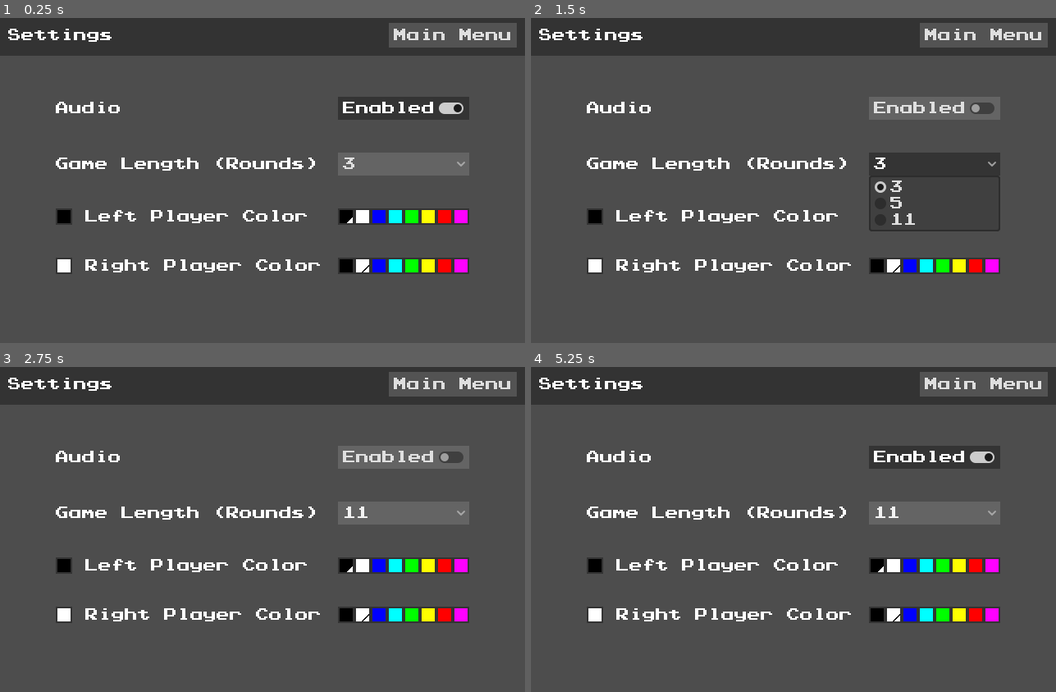
Above: before the commit, frames 1-4 (two rows, left to right).
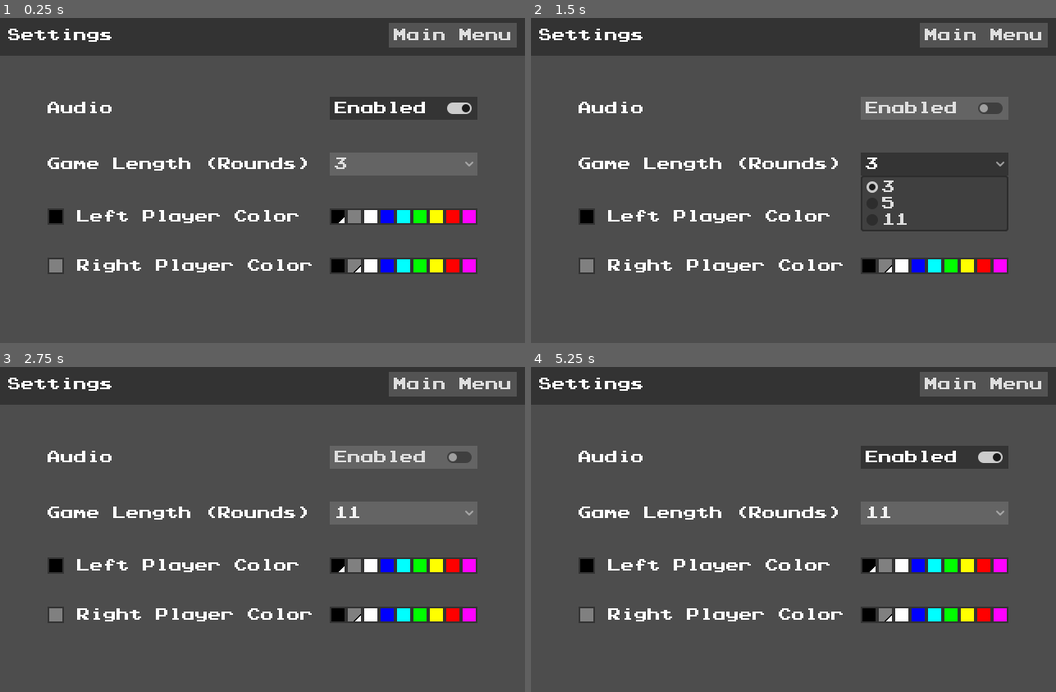
Above: after the commit, the same moments.

Repository: omniuni/Godot_Pong_Gong
Game: Godot game, scene res://Scenes/screen_settings.tscn
Same seed, same stepped clock (60 frames per second), same inputs: the game is played once before the commit and once after it. This scene is started directly instead of the project's main scene.
Inputs (mouse positions are in pixels of both pictures, inside the frame that each line leads up to):
- Up to frame 1 (0.25 s): no input
- Up to frame 2 (1.5 s): click "Enabled" at 0.5 s; click "3" at 1.25 s
- Up to frame 3 (2.75 s): click (346, 565) at 2.02 s
- Up to frame 4 (5.25 s): click "11" at 2.75 s; click "Enabled" at 3.5 s; click "11" at 4.25 s; click (877, 565) at 5.02 s

The runs differ from the first frame. In frame 1, 5.0% of the frame differs, in the area x 9-91%, y 24-79%; in frame 2, 4.6%; in frame 3, 4.8%; in frame 4, 5.0%.

Commit message:
Update readme, fix defaults

Diff:
--- a/Scenes/item_panel.tscn
+++ b/Scenes/item_panel.tscn
@@ -1,6 +1,6 @@
 [gd_scene load_steps=4 format=3 uid="uid://caong3awgnxiv"]
 
-[ext_resource type="Script" uid="uid://bop6v6cv5ocff" path="res://item_panel.gd" id="1_fnh3e"]
+[ext_resource type="Script" uid="uid://bop6v6cv5ocff" path="res://Scenes/item_panel.gd" id="1_fnh3e"]
 
 [sub_resource type="PhysicsMaterial" id="PhysicsMaterial_fnh3e"]
 friction = 0.0
--- a/Scenes/screen_settings.tscn
+++ b/Scenes/screen_settings.tscn
@@ -65,7 +65,7 @@
 
 [node name="ColorSquareP1" parent="CenterContainer/GridContainer/HBoxContainer" instance=ExtResource("4_dkwp2")]
 layout_mode = 2
-Selectable = null
+Selectable = false
 Selected = false
 
 [node name="LabelColorP1" type="Label" parent="CenterContainer/GridContainer/HBoxContainer"]
@@ -74,7 +74,7 @@
 
 [node name="ItemColorListP1" parent="CenterContainer/GridContainer" instance=ExtResource("5_p6ux1")]
 layout_mode = 2
-Swatch_Colors = Array[Color]([Color(0, 0, 0, 1), Color(1, 1, 1, 1), Color(0, 0, 1, 1), Color(0, 1, 1, 1), Color(0, 1, 0, 1), Color(1, 1, 0, 1), Color(1, 0, 0, 1), Color(1, 0, 1, 1)])
+Swatch_Colors = Array[Color]([Color(0, 0, 0, 1), Color(0.5, 0.5, 0.5, 1), Color(1, 1, 1, 1), Color(0, 0, 1, 1), Color(0, 1, 1, 1), Color(0, 1, 0, 1), Color(1, 1, 0, 1), Color(1, 0, 0, 1), Color(1, 0, 1, 1)])
 Selected_Color = Color(0, 0, 0, 1)
 
 [node name="HBoxContainer2" type="HBoxContainer" parent="CenterContainer/GridContainer"]
@@ -83,9 +83,9 @@
 
 [node name="ColorSquareP2" parent="CenterContainer/GridContainer/HBoxContainer2" instance=ExtResource("4_dkwp2")]
 layout_mode = 2
-Selectable = null
+Selectable = false
 Selected = false
-Swatch_Color = Color(1, 1, 1, 1)
+Swatch_Color = Color(0.5, 0.5, 0.5, 1)
 
 [node name="LabelColorP2" type="Label" parent="CenterContainer/GridContainer/HBoxContainer2"]
 layout_mode = 2
@@ -93,8 +93,8 @@
 
 [node name="ItemColorListP2" parent="CenterContainer/GridContainer" instance=ExtResource("5_p6ux1")]
 layout_mode = 2
-Swatch_Colors = Array[Color]([Color(0, 0, 0, 1), Color(1, 1, 1, 1), Color(0, 0, 1, 1), Color(0, 1, 1, 1), Color(0, 1, 0, 1), Color(1, 1, 0, 1), Color(1, 0, 0, 1), Color(1, 0, 1, 1)])
-Selected_Color = Color(1, 1, 1, 1)
+Swatch_Colors = Array[Color]([Color(0, 0, 0, 1), Color(0.5, 0.5, 0.5, 1), Color(1, 1, 1, 1), Color(0, 0, 1, 1), Color(0, 1, 1, 1), Color(0, 1, 0, 1), Color(1, 1, 0, 1), Color(1, 0, 0, 1), Color(1, 0, 1, 1)])
+Selected_Color = Color(0.5, 0.5, 0.5, 1)
 
 [connection signal="toggled" from="CenterContainer/GridContainer/AudioCheck" to="." method="_on_audio_check_toggled"]
 [connection signal="item_selected" from="CenterContainer/GridContainer/OptionGameRounds" to="." method="_on_option_game_rounds_item_selected"]
--- a/Scripts/game_settings.gd
+++ b/Scripts/game_settings.gd
@@ -8,4 +8,4 @@
 var Rounds: int = 3
 
 var Color_P1: Color = Color(0,0,0)
-var Color_P2: Color = Color(1,1,1)
+var Color_P2: Color = Color(.5,.5,.5)
--- a/project.godot
+++ b/project.godot
@@ -11,7 +11,7 @@
 [application]
 
 config/name="Gong"
-config/version="0.1"
+config/version="0.5"
 run/main_scene="uid://b3ox6mxkai1n1"
 config/features=PackedStringArray("4.4", "GL Compatibility")
 boot_splash/use_filter=false
Renamed: item_panel.gd -> Scenes/item_panel.gd
Renamed: item_panel.gd.uid -> Scenes/item_panel.gd.uid
Not shown, changed: README.md
